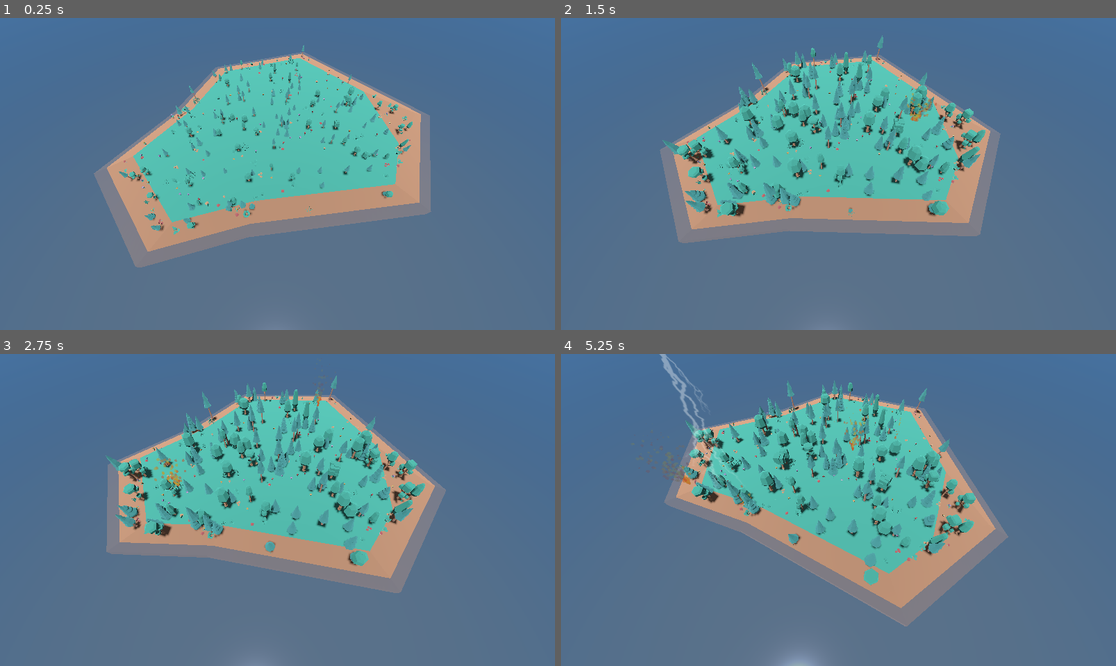
Above: before the commit, frames 1-4 (two rows, left to right).
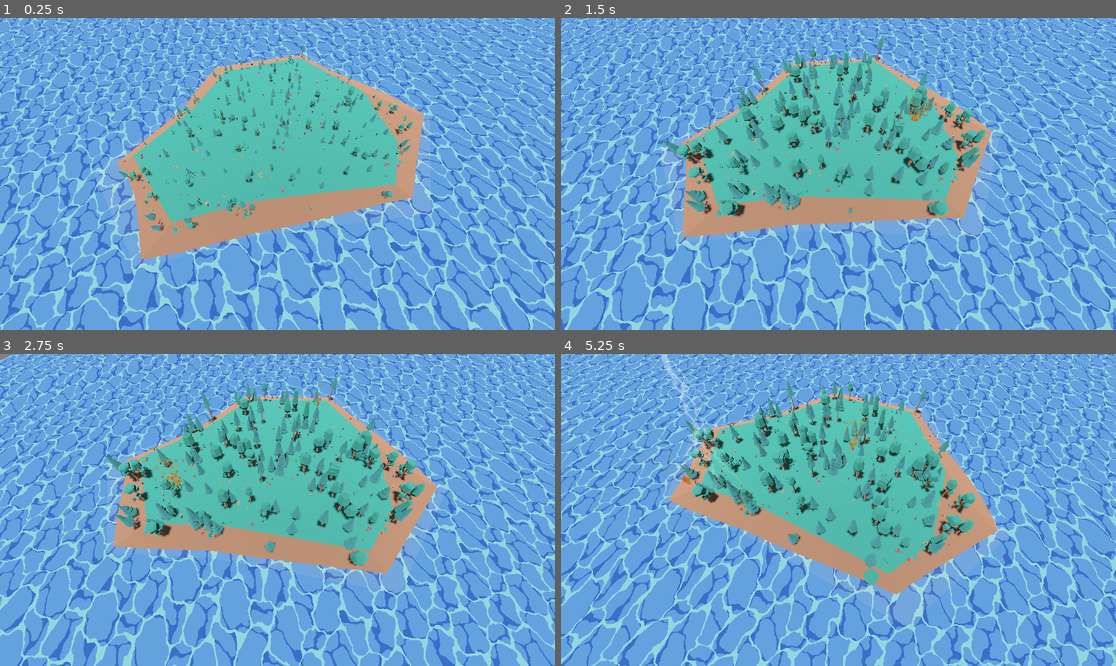
Above: after the commit, the same moments.

Repository: lumi-a/ecotomata
Game: Godot game, scene res://main.tscn
Two runs of this game, one before a commit and one after it. Both use one fixed random seed, a clock stepped at 60 frames per second and the inputs below.
Inputs:
- Up to frame 1 (0.25 s): no input
- Up to frame 2 (1.5 s): no input
- Up to frame 3 (2.75 s): no input
- Up to frame 4 (5.25 s): no input

The runs differ from the first frame. In frame 1, 77% of the frame differs, in the area x 0-100%, y 0-100%; in frame 2, 77%; in frame 3, 77%; in frame 4, 77%.

Commit message:
Add proper water shader
Stolen from https://godotshaders.com/shader/wind-waker-water-no-textures-needed/

Diff:
--- a/main.tscn
+++ b/main.tscn
@@ -18,25 +18,23 @@
 background_energy_multiplier = 0.5
 sky = SubResource("Sky_0sog2")
 
-[sub_resource type="Gradient" id="Gradient_eovhl"]
-
-[sub_resource type="FastNoiseLite" id="FastNoiseLite_2ogrw"]
-
-[sub_resource type="NoiseTexture2D" id="NoiseTexture2D_3v6aw"]
-color_ramp = SubResource("Gradient_eovhl")
-noise = SubResource("FastNoiseLite_2ogrw")
-
 [sub_resource type="ShaderMaterial" id="ShaderMaterial_kxo6q"]
 render_priority = 0
 shader = ExtResource("2_dsdxd")
-shader_parameter/water_color = Color(0.1, 0.3, 0.5, 0.8)
-shader_parameter/wave_speed = 0.1
-shader_parameter/wave_strength = 0.2
-shader_parameter/noise_texture = SubResource("NoiseTexture2D_3v6aw")
+shader_parameter/WATER_COL = Vector4(0.25, 0.5, 0.75, 1)
+shader_parameter/WATER2_COL = Vector4(0.05, 0.3, 0.65, 1)
+shader_parameter/FOAM_COL = Vector4(0.45, 0.7, 0.95, 1)
+shader_parameter/distortion_speed = 1.0
+shader_parameter/tile = Vector2(96, 96)
+shader_parameter/height = 1.0
+shader_parameter/wave_size = Vector2(20, 20)
+shader_parameter/wave_speed = 2.0
 
 [sub_resource type="PlaneMesh" id="PlaneMesh_y60lx"]
 material = SubResource("ShaderMaterial_kxo6q")
-size = Vector2(100, 100)
+size = Vector2(64, 64)
+subdivide_width = 32
+subdivide_depth = 32
 
 [node name="Node3D" type="Node3D"]
 
--- a/water.gdshader
+++ b/water.gdshader
@@ -1,30 +1,199 @@
+// Wind Waker style water - NekotoArts
+// Adapted from https://www.shadertoy.com/view/3tKBDz
+// After which I added in some fractal Brownian motion
+// as well as vertex displacement
+
 shader_type spatial;
 
-uniform vec4 water_color : source_color = vec4(0.1, 0.3, 0.5, 0.8);
-uniform float wave_speed = 0.1;
-uniform float wave_strength = 0.2;
-uniform sampler2D noise_texture;
+uniform vec4 WATER_COL  =  vec4(0.04, 0.38, 0.88, 1.0);
+uniform vec4 WATER2_COL  =  vec4(0.04, 0.35, 0.78, 1.0);
+uniform vec4 FOAM_COL  = vec4(0.8125, 0.9609, 0.9648, 1.0);
+uniform float distortion_speed = 2.0;
+uniform vec2 tile = vec2(5.0, 5.0);
+uniform float height = 2.0;
+uniform vec2 wave_size = vec2(2.0, 2.0);
+uniform float wave_speed = 1.5;
 
-void fragment() {
-	// Create wave effect using UV coordinates and time
+const float M_2PI = 6.283185307;
+const float M_6PI = 18.84955592;
+
+float random(vec2 uv) {
+    return fract(sin(dot(uv.xy,
+        vec2(12.9898,78.233))) *
+            43758.5453123);
+}
+
+float noise(vec2 uv) {
+    vec2 uv_index = floor(uv);
+    vec2 uv_fract = fract(uv);
+
+    // Four corners in 2D of a tile
+    float a = random(uv_index);
+    float b = random(uv_index + vec2(1.0, 0.0));
+    float c = random(uv_index + vec2(0.0, 1.0));
+    float d = random(uv_index + vec2(1.0, 1.0));
+
+    vec2 blur = smoothstep(0.0, 1.0, uv_fract);
+
+    return mix(a, b, blur.x) +
+            (c - a) * blur.y * (1.0 - blur.x) +
+            (d - b) * blur.x * blur.y;
+}
+
+float fbm(vec2 uv) {
+    int octaves = 6;
+    float amplitude = 0.5;
+    float frequency = 3.0;
+	float value = 0.0;
+
+    for(int i = 0; i < octaves; i++) {
+        value += amplitude * noise(frequency * uv);
+        amplitude *= 0.5;
+        frequency *= 2.0;
+    }
+    return value;
+}
+
+float circ(vec2 pos, vec2 c, float s)
+{
+    c = abs(pos - c);
+    c = min(c, 1.0 - c);
+
+    return smoothstep(0.0, 0.002, sqrt(s) - sqrt(dot(c, c))) * -1.0;
+}
+
+// Foam pattern for the water constructed out of a series of circles
+float waterlayer(vec2 uv)
+{
+    uv = mod(uv, 1.0); // Clamp to [0..1]
+
+    float ret = 1.0;
+    ret += circ(uv, vec2(0.37378, 0.277169), 0.0268181);
+    ret += circ(uv, vec2(0.0317477, 0.540372), 0.0193742);
+    ret += circ(uv, vec2(0.430044, 0.882218), 0.0232337);
+    ret += circ(uv, vec2(0.641033, 0.695106), 0.0117864);
+    ret += circ(uv, vec2(0.0146398, 0.0791346), 0.0299458);
+    ret += circ(uv, vec2(0.43871, 0.394445), 0.0289087);
+    ret += circ(uv, vec2(0.909446, 0.878141), 0.028466);
+    ret += circ(uv, vec2(0.310149, 0.686637), 0.0128496);
+    ret += circ(uv, vec2(0.928617, 0.195986), 0.0152041);
+    ret += circ(uv, vec2(0.0438506, 0.868153), 0.0268601);
+    ret += circ(uv, vec2(0.308619, 0.194937), 0.00806102);
+    ret += circ(uv, vec2(0.349922, 0.449714), 0.00928667);
+    ret += circ(uv, vec2(0.0449556, 0.953415), 0.023126);
+    ret += circ(uv, vec2(0.117761, 0.503309), 0.0151272);
+    ret += circ(uv, vec2(0.563517, 0.244991), 0.0292322);
+    ret += circ(uv, vec2(0.566936, 0.954457), 0.00981141);
+    ret += circ(uv, vec2(0.0489944, 0.200931), 0.0178746);
+    ret += circ(uv, vec2(0.569297, 0.624893), 0.0132408);
+    ret += circ(uv, vec2(0.298347, 0.710972), 0.0114426);
+    ret += circ(uv, vec2(0.878141, 0.771279), 0.00322719);
+    ret += circ(uv, vec2(0.150995, 0.376221), 0.00216157);
+    ret += circ(uv, vec2(0.119673, 0.541984), 0.0124621);
+    ret += circ(uv, vec2(0.629598, 0.295629), 0.0198736);
+    ret += circ(uv, vec2(0.334357, 0.266278), 0.0187145);
+    ret += circ(uv, vec2(0.918044, 0.968163), 0.0182928);
+    ret += circ(uv, vec2(0.965445, 0.505026), 0.006348);
+    ret += circ(uv, vec2(0.514847, 0.865444), 0.00623523);
+    ret += circ(uv, vec2(0.710575, 0.0415131), 0.00322689);
+    ret += circ(uv, vec2(0.71403, 0.576945), 0.0215641);
+    ret += circ(uv, vec2(0.748873, 0.413325), 0.0110795);
+    ret += circ(uv, vec2(0.0623365, 0.896713), 0.0236203);
+    ret += circ(uv, vec2(0.980482, 0.473849), 0.00573439);
+    ret += circ(uv, vec2(0.647463, 0.654349), 0.0188713);
+    ret += circ(uv, vec2(0.651406, 0.981297), 0.00710875);
+    ret += circ(uv, vec2(0.428928, 0.382426), 0.0298806);
+    ret += circ(uv, vec2(0.811545, 0.62568), 0.00265539);
+    ret += circ(uv, vec2(0.400787, 0.74162), 0.00486609);
+    ret += circ(uv, vec2(0.331283, 0.418536), 0.00598028);
+    ret += circ(uv, vec2(0.894762, 0.0657997), 0.00760375);
+    ret += circ(uv, vec2(0.525104, 0.572233), 0.0141796);
+    ret += circ(uv, vec2(0.431526, 0.911372), 0.0213234);
+    ret += circ(uv, vec2(0.658212, 0.910553), 0.000741023);
+    ret += circ(uv, vec2(0.514523, 0.243263), 0.0270685);
+    ret += circ(uv, vec2(0.0249494, 0.252872), 0.00876653);
+    ret += circ(uv, vec2(0.502214, 0.47269), 0.0234534);
+    ret += circ(uv, vec2(0.693271, 0.431469), 0.0246533);
+    ret += circ(uv, vec2(0.415, 0.884418), 0.0271696);
+    ret += circ(uv, vec2(0.149073, 0.41204), 0.00497198);
+    ret += circ(uv, vec2(0.533816, 0.897634), 0.00650833);
+    ret += circ(uv, vec2(0.0409132, 0.83406), 0.0191398);
+    ret += circ(uv, vec2(0.638585, 0.646019), 0.0206129);
+    ret += circ(uv, vec2(0.660342, 0.966541), 0.0053511);
+    ret += circ(uv, vec2(0.513783, 0.142233), 0.00471653);
+    ret += circ(uv, vec2(0.124305, 0.644263), 0.00116724);
+    ret += circ(uv, vec2(0.99871, 0.583864), 0.0107329);
+    ret += circ(uv, vec2(0.894879, 0.233289), 0.00667092);
+    ret += circ(uv, vec2(0.246286, 0.682766), 0.00411623);
+    ret += circ(uv, vec2(0.0761895, 0.16327), 0.0145935);
+    ret += circ(uv, vec2(0.949386, 0.802936), 0.0100873);
+    ret += circ(uv, vec2(0.480122, 0.196554), 0.0110185);
+    ret += circ(uv, vec2(0.896854, 0.803707), 0.013969);
+    ret += circ(uv, vec2(0.292865, 0.762973), 0.00566413);
+    ret += circ(uv, vec2(0.0995585, 0.117457), 0.00869407);
+    ret += circ(uv, vec2(0.377713, 0.00335442), 0.0063147);
+    ret += circ(uv, vec2(0.506365, 0.531118), 0.0144016);
+    ret += circ(uv, vec2(0.408806, 0.894771), 0.0243923);
+    ret += circ(uv, vec2(0.143579, 0.85138), 0.00418529);
+    ret += circ(uv, vec2(0.0902811, 0.181775), 0.0108896);
+    ret += circ(uv, vec2(0.780695, 0.394644), 0.00475475);
+    ret += circ(uv, vec2(0.298036, 0.625531), 0.00325285);
+    ret += circ(uv, vec2(0.218423, 0.714537), 0.00157212);
+    ret += circ(uv, vec2(0.658836, 0.159556), 0.00225897);
+    ret += circ(uv, vec2(0.987324, 0.146545), 0.0288391);
+    ret += circ(uv, vec2(0.222646, 0.251694), 0.00092276);
+    ret += circ(uv, vec2(0.159826, 0.528063), 0.00605293);
+	return max(ret, 0.0);
+}
+
+// Procedural texture generation for the water
+vec3 water(vec2 uv, vec3 cdir, float iTime)
+{
+    uv *= vec2(0.25);
+	uv += fbm(uv) * 0.2;
+
+    // Parallax height distortion with two directional waves at
+    // slightly different angles.
+    vec2 a = 0.025 * cdir.xz / cdir.y; // Parallax offset
+    float h = sin(uv.x + iTime); // Height at UV
+    uv += a * h;
+    h = sin(0.841471 * uv.x - 0.540302 * uv.y + iTime);
+    uv += a * h;
+
+    // Texture distortion
+    float d1 = mod(uv.x + uv.y, M_2PI);
+    float d2 = mod((uv.x + uv.y + 0.25) * 1.3, M_6PI);
+    d1 = iTime * 0.07 + d1;
+    d2 = iTime * 0.5 + d2;
+    vec2 dist = vec2(
+    	sin(d1) * 0.15 + sin(d2) * 0.05,
+    	cos(d1) * 0.15 + cos(d2) * 0.05
+    );
+
+    vec3 ret = mix(WATER_COL.rgb, WATER2_COL.rgb, waterlayer(uv + dist.xy));
+    ret = mix(ret, FOAM_COL.rgb, waterlayer(vec2(1.0) - uv - dist.yx));
+    return ret;
+}
+
+
+void vertex(){
+	float time = TIME * wave_speed;
+	vec2 uv = UV * wave_size;
+	float d1 = mod(uv.x + uv.y, M_2PI);
+    float d2 = mod((uv.x + uv.y + 0.25) * 1.3, M_6PI);
+    d1 = time * 0.07 + d1;
+    d2 = time * 0.5 + d2;
+    vec2 dist = vec2(
+    	sin(d1) * 0.15 + sin(d2) * 0.05,
+    	cos(d1) * 0.15 + cos(d2) * 0.05
+    );
+	VERTEX.y += dist.y * height;
+}
+
+void fragment()
+{
 	vec2 uv = UV;
-	uv.x += TIME * wave_speed;
 
-	// Sample noise texture for wave height
-	float noise = texture(noise_texture, uv).r;
-
-	// Apply wave displacement
-	float wave = noise * wave_strength;
-
-	// Final color with transparency
-	ALBEDO = water_color.rgb;
-	ALPHA = water_color.a;
-
-	// Add fresnel effect for more realistic water look
-	float fresnel = pow(1.0 - dot(NORMAL, VIEW), 2.0);
-	ALPHA *= fresnel + 0.5;
-
-	// Add some roughness and metallic properties
-	ROUGHNESS = 0.1;
-	METALLIC = 0.3;
+    ALBEDO = vec3(water(uv * tile, vec3(0,1,0), TIME * distortion_speed));
+	ALPHA = 0.75;
 }
Not shown: 1 places in main.tscn that only renumber resources
Not shown, changed: README.md
